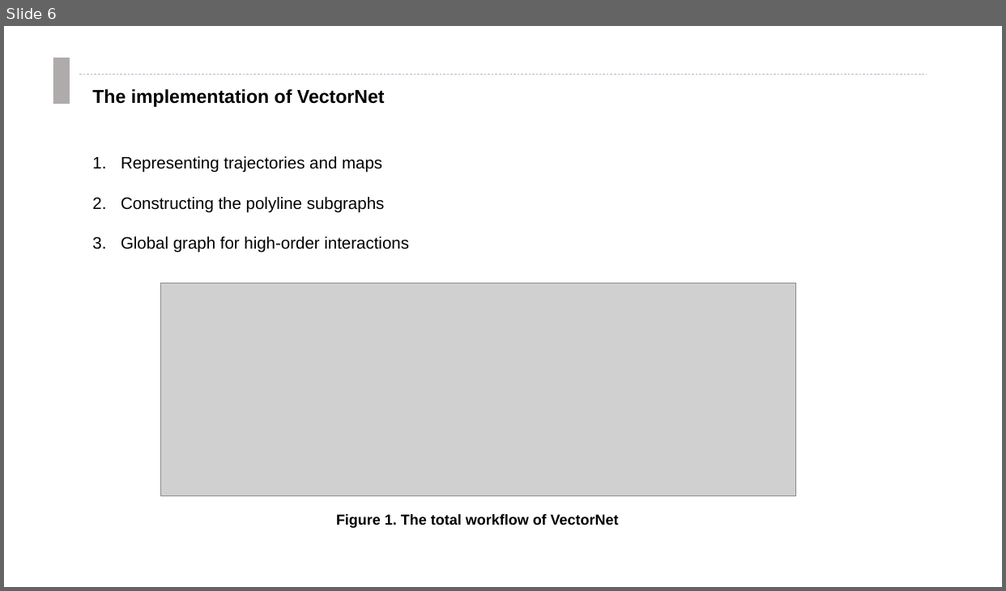
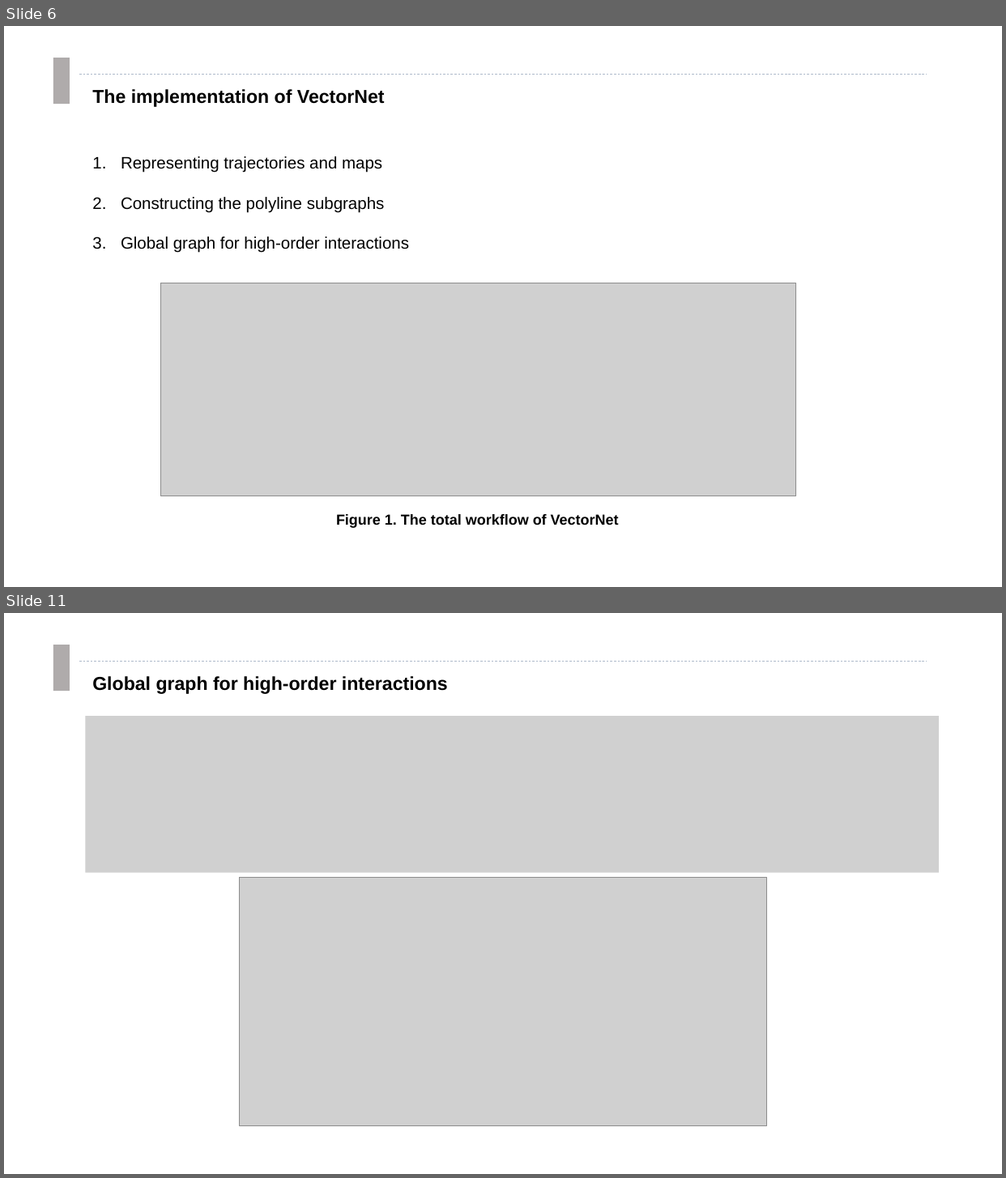
Before and after one commit to clownrat6/VectorNet, a slide deck: material/presentation.pptx. Shown one above the other, each under a label of ours: slide 6 before the commit, slides 6 and 11 after it; the slides between them are not shown. The pictures are 1006x591 and 1006x1178 pixels, drawn with LibreOffice and Linux fonts; fonts in the diff are those of the drawing; grey boxes stand for pictures. Boxes give left, top, right and bottom in pixels: in the first picture for what was removed or moved away, otherwise in the second. Text is boxed around its words. In the diff, an @@ line names an element or a change of style, - is before the commit and + after.

```diff
--- a/material/presentation.pptx
+++ b/material/presentation.pptx
@@ slide 11 added at bbox=[4, 613, 1002, 1174], background #FFFFFF @@
@@ rectangle added at bbox=[53, 645, 70, 691], fill #AFABAB @@
@@ line added from (79, 661) to (927, 661), #ADB9CA 0.5 pt dashed @@
@@ text added at bbox=[92, 676, 448, 694], 18 pt, text #000000, bold @@
+Global graph for high-order interactions
@@ picture added at bbox=[86, 717, 939, 873] @@
@@ picture added at bbox=[239, 878, 767, 1127] @@
```
Also in this commit, not shown: 6 slides changed, 2 other slides added, 8 other files.
